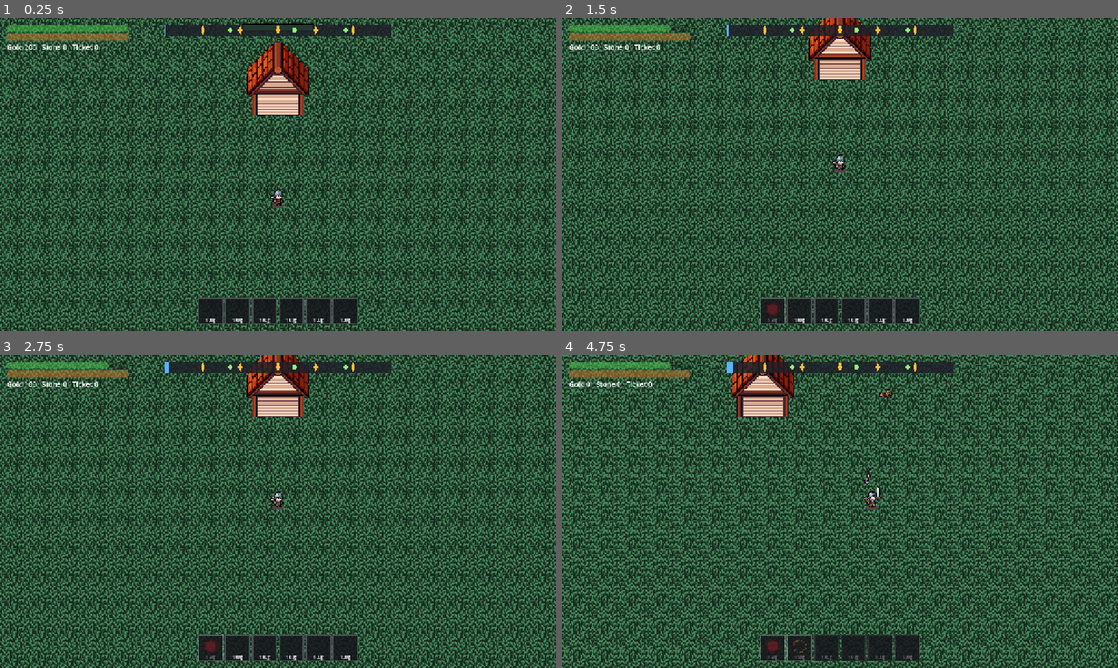
Above: before the commit, frames 1-4 (two rows, left to right).
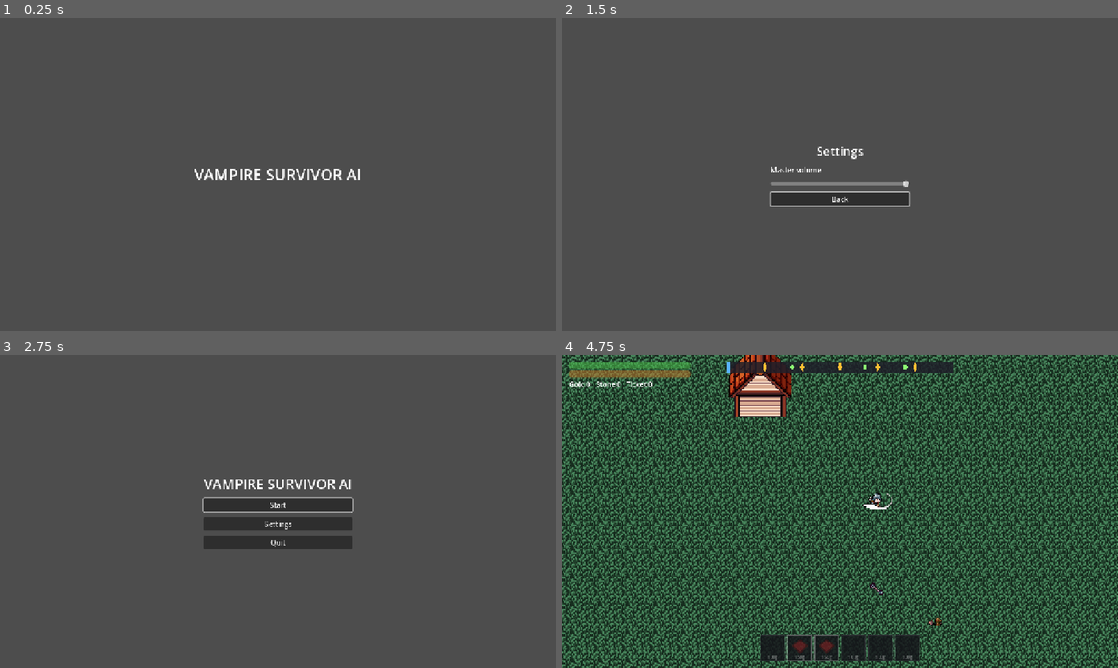
Above: after the commit, the same moments.

Repository: co-meng-2/ProjectN
Game: Godot game, scene res://src/app/logo.tscn
Same seed, same stepped clock (60 frames per second), same inputs: the game is played once before the commit and once after it. Before the commit the project starts from res://src/app/main.tscn.
Inputs (mouse positions are in pixels of both pictures, inside the frame that each line leads up to):
- Up to frame 1 (0.25 s): no input
- Up to frame 2 (1.5 s): tap Enter (ui_accept) at 0.5 s; drag from (773, 312) to (840, 55) at 0.52 s; click (840, 187) at 1.25 s, where only the run after the commit has a clickable "Settings"
- Up to frame 3 (2.75 s): click (278, 536) at 2 s, where only the run after the commit has a clickable "Back"
- Up to frame 4 (4.75 s): click (840, 505) at 2.75 s, where only the run after the commit has a clickable "Start"; drag from (801, 649) to (840, 383) at 3.52 s; move the mouse to (828, 649) at 4.27 s; hold D (move_right) from 4.28 s (still down); tap Space (dash) at 4.35 s; click (828, 649) at 4.42 s

The runs differ from the first frame. In frame 1, 100% of the frame differs, in the area x 0-100%, y 0-100%; in frame 2, 99%; in frame 3, 98%; in frame 4, 70%.

Commit message:
feat(meta): add the logo, main menu and settings screens and boot into the logo
Co-Authored-By: Claude Sonnet 5.5 <noreply@anthropic.com>

Diff:
--- a/project.godot
+++ b/project.godot
@@ -11,7 +11,7 @@
 [application]
 
 config/name="vampire_survivor_ai"
-run/main_scene="res://src/app/main.tscn"
+run/main_scene="res://src/app/logo.tscn"
 config/features=PackedStringArray("4.7", "Forward Plus")
 config/icon="res://icon.svg"
 
--- /dev/null
+++ b/src/app/logo.gd
@@ -0,0 +1,27 @@
+extends Control
+## Boot screen: shows the title briefly, then goes to the main menu. Any key press skips ahead.
+
+const HOLD_SECONDS: float = 1.5
+
+## Defaults to the SceneRouter autoload in _ready; tests set it first.
+var router: Node
+
+var _done: bool = false
+
+
+func _ready() -> void:
+	if router == null:
+		router = SceneRouter
+	get_tree().create_timer(HOLD_SECONDS).timeout.connect(_proceed)
+
+
+func _unhandled_input(event: InputEvent) -> void:
+	if event.is_pressed():
+		_proceed()
+
+
+func _proceed() -> void:
+	if _done:
+		return
+	_done = true
+	router.go(SceneRouter.Route.MAIN_MENU)
--- /dev/null
+++ b/src/app/logo.tscn
@@ -0,0 +1,30 @@
+[gd_scene format=3]
+
+[ext_resource type="Script" path="res://src/app/logo.gd" id="1_logo"]
+
+[node name="Logo" type="Control"]
+layout_mode = 3
+anchors_preset = 15
+anchor_right = 1.0
+anchor_bottom = 1.0
+grow_horizontal = 2
+grow_vertical = 2
+script = ExtResource("1_logo")
+
+[node name="Title" type="Label" parent="."]
+layout_mode = 1
+anchors_preset = 8
+anchor_left = 0.5
+anchor_top = 0.5
+anchor_right = 0.5
+anchor_bottom = 0.5
+offset_left = -250.0
+offset_top = -24.0
+offset_right = 250.0
+offset_bottom = 24.0
+grow_horizontal = 2
+grow_vertical = 2
+theme_override_font_sizes/font_size = 36
+text = "VAMPIRE SURVIVOR AI"
+horizontal_alignment = 1
+vertical_alignment = 1
--- /dev/null
+++ b/src/meta/menu/main_menu.gd
@@ -0,0 +1,32 @@
+extends Control
+## Start / Settings / Quit. Holds no state: it asks the router to move on. 4b replaces Start with the hub.
+
+const STAGE_DEF: StageDef = preload("res://data/stages/stage_01.tres")
+
+## Defaults to the SceneRouter autoload in _ready; tests set it first.
+var router: Node
+
+@onready var _start_button: Button = %StartButton
+@onready var _settings_button: Button = %SettingsButton
+@onready var _quit_button: Button = %QuitButton
+
+
+func _ready() -> void:
+	if router == null:
+		router = SceneRouter
+	_start_button.pressed.connect(_on_start_pressed)
+	_settings_button.pressed.connect(_on_settings_pressed)
+	_quit_button.pressed.connect(_on_quit_pressed)
+	_start_button.grab_focus()
+
+
+func _on_start_pressed() -> void:
+	router.go(SceneRouter.Route.STAGE, {SceneRouter.PARAM_STAGE_DEF: STAGE_DEF})
+
+
+func _on_settings_pressed() -> void:
+	router.go(SceneRouter.Route.SETTINGS)
+
+
+func _on_quit_pressed() -> void:
+	get_tree().quit()
--- /dev/null
+++ b/src/meta/menu/main_menu.tscn
@@ -0,0 +1,46 @@
+[gd_scene format=3]
+
+[ext_resource type="Script" path="res://src/meta/menu/main_menu.gd" id="1_menu"]
+
+[node name="MainMenu" type="Control"]
+layout_mode = 3
+anchors_preset = 15
+anchor_right = 1.0
+anchor_bottom = 1.0
+grow_horizontal = 2
+grow_vertical = 2
+script = ExtResource("1_menu")
+
+[node name="Center" type="CenterContainer" parent="."]
+layout_mode = 1
+anchors_preset = 15
+anchor_right = 1.0
+anchor_bottom = 1.0
+grow_horizontal = 2
+grow_vertical = 2
+
+[node name="Column" type="VBoxContainer" parent="Center"]
+custom_minimum_size = Vector2(260, 0)
+layout_mode = 2
+theme_override_constants/separation = 12
+
+[node name="Title" type="Label" parent="Center/Column"]
+layout_mode = 2
+theme_override_font_sizes/font_size = 32
+text = "VAMPIRE SURVIVOR AI"
+horizontal_alignment = 1
+
+[node name="StartButton" type="Button" parent="Center/Column"]
+unique_name_in_owner = true
+layout_mode = 2
+text = "Start"
+
+[node name="SettingsButton" type="Button" parent="Center/Column"]
+unique_name_in_owner = true
+layout_mode = 2
+text = "Settings"
+
+[node name="QuitButton" type="Button" parent="Center/Column"]
+unique_name_in_owner = true
+layout_mode = 2
+text = "Quit"
--- /dev/null
+++ b/src/meta/menu/settings_screen.gd
@@ -0,0 +1,30 @@
+extends Control
+## Master-volume slider. Changes apply immediately; leaving the screen saves once.
+
+## Default to the autoloads in _ready; tests set them first.
+var save_service: Node
+var router: Node
+
+@onready var _volume_slider: HSlider = %VolumeSlider
+@onready var _back_button: Button = %BackButton
+
+
+func _ready() -> void:
+	if save_service == null:
+		save_service = SaveService
+	if router == null:
+		router = SceneRouter
+	_volume_slider.value = save_service.data.settings.master_volume
+	_volume_slider.value_changed.connect(_on_volume_changed)
+	_back_button.pressed.connect(_on_back_pressed)
+	_back_button.grab_focus()
+
+
+func _on_volume_changed(value: float) -> void:
+	save_service.data.settings.master_volume = value
+	AudioSettings.apply(save_service.data.settings)
+
+
+func _on_back_pressed() -> void:
+	save_service.save()
+	router.go(SceneRouter.Route.MAIN_MENU)
--- /dev/null
+++ b/src/meta/menu/settings_screen.tscn
@@ -0,0 +1,47 @@
+[gd_scene format=3]
+
+[ext_resource type="Script" path="res://src/meta/menu/settings_screen.gd" id="1_settings"]
+
+[node name="SettingsScreen" type="Control"]
+layout_mode = 3
+anchors_preset = 15
+anchor_right = 1.0
+anchor_bottom = 1.0
+grow_horizontal = 2
+grow_vertical = 2
+script = ExtResource("1_settings")
+
+[node name="Center" type="CenterContainer" parent="."]
+layout_mode = 1
+anchors_preset = 15
+anchor_right = 1.0
+anchor_bottom = 1.0
+grow_horizontal = 2
+grow_vertical = 2
+
+[node name="Column" type="VBoxContainer" parent="Center"]
+custom_minimum_size = Vector2(320, 0)
+layout_mode = 2
+theme_override_constants/separation = 12
+
+[node name="Title" type="Label" parent="Center/Column"]
+layout_mode = 2
+theme_override_font_sizes/font_size = 28
+text = "Settings"
+horizontal_alignment = 1
+
+[node name="VolumeLabel" type="Label" parent="Center/Column"]
+layout_mode = 2
+text = "Master volume"
+
+[node name="VolumeSlider" type="HSlider" parent="Center/Column"]
+unique_name_in_owner = true
+layout_mode = 2
+max_value = 1.0
+step = 0.01
+value = 1.0
+
+[node name="BackButton" type="Button" parent="Center/Column"]
+unique_name_in_owner = true
+layout_mode = 2
+text = "Back"
--- /dev/null
+++ b/tests/app/test_logo.gd
@@ -0,0 +1,41 @@
+extends TestCase
+
+const LOGO_SCENE: PackedScene = preload("res://src/app/logo.tscn")
+const Probe := preload("res://tests/support/scene_router_probe.gd")
+
+
+func _key_press() -> InputEventKey:
+	var event := InputEventKey.new()
+	event.pressed = true
+	event.keycode = KEY_SPACE
+	return event
+
+
+func _logo(router: Node) -> Control:
+	var logo := LOGO_SCENE.instantiate() as Control
+	logo.router = router
+	return adopt(logo)
+
+
+func test_a_key_press_skips_to_the_main_menu() -> void:
+	var router: Node = adopt(Probe.new())
+	var logo := _logo(router)
+	logo._unhandled_input(_key_press())
+	assert_eq(router.changed_to, [router.path_for(Probe.Route.MAIN_MENU)])
+
+
+func test_proceeding_twice_changes_scene_once() -> void:
+	var router: Node = adopt(Probe.new())
+	var logo := _logo(router)
+	logo._unhandled_input(_key_press())
+	logo._unhandled_input(_key_press())
+	assert_eq(router.changed_to.size(), 1)
+
+
+func test_a_key_release_does_not_skip() -> void:
+	var router: Node = adopt(Probe.new())
+	var logo := _logo(router)
+	var release := _key_press()
+	release.pressed = false
+	logo._unhandled_input(release)
+	assert_eq(router.changed_to.size(), 0)
--- a/tests/app/test_scene_router.gd
+++ b/tests/app/test_scene_router.gd
@@ -50,3 +50,10 @@
 
 func test_the_stage_param_key_is_a_stable_name() -> void:
 	assert_eq(Router.PARAM_STAGE_DEF, &"stage_def")
+
+
+func test_every_route_has_a_scene_that_loads() -> void:
+	assert_eq(Router.ROUTES.size(), Router.Route.size(), "every Route enum value has a path")
+	for route in Router.ROUTES:
+		var path: String = Router.ROUTES[route]
+		assert_true(load(path) is PackedScene, path)
--- /dev/null
+++ b/tests/meta/test_main_menu.gd
@@ -0,0 +1,33 @@
+extends TestCase
+
+const MENU_SCENE: PackedScene = preload("res://src/meta/menu/main_menu.tscn")
+const Probe := preload("res://tests/support/scene_router_probe.gd")
+
+
+func _menu(router: Node) -> Control:
+	var menu := MENU_SCENE.instantiate() as Control
+	menu.router = router
+	return adopt(menu)
+
+
+func test_start_goes_to_the_stage_with_the_shipped_stage_def() -> void:
+	var router: Node = adopt(Probe.new())
+	var menu := _menu(router)
+	menu.get_node("%StartButton").pressed.emit()
+	assert_eq(router.changed_to, [router.path_for(Probe.Route.STAGE)])
+	var params: Dictionary = router.take_params()
+	var stage := params.get(Probe.PARAM_STAGE_DEF) as StageDef
+	assert_not_null(stage)
+	assert_eq(stage.id, &"stage_01")
+
+
+func test_settings_goes_to_the_settings_screen() -> void:
+	var router: Node = adopt(Probe.new())
+	var menu := _menu(router)
+	menu.get_node("%SettingsButton").pressed.emit()
+	assert_eq(router.changed_to, [router.path_for(Probe.Route.SETTINGS)])
+
+
+func test_the_menu_shows_a_quit_button() -> void:
+	var menu := _menu(adopt(Probe.new()))
+	assert_not_null(menu.get_node_or_null("%QuitButton"))
--- /dev/null
+++ b/tests/meta/test_settings_screen.gd
@@ -0,0 +1,58 @@
+extends TestCase
+
+const SCREEN_SCENE: PackedScene = preload("res://src/meta/menu/settings_screen.tscn")
+const SERVICE_SCRIPT := preload("res://src/meta/save_service.gd")
+const Probe := preload("res://tests/support/scene_router_probe.gd")
+const DIR := "user://test_settings_screen"
+const PATH := "user://test_settings_screen/save.json"
+
+var _saved_db: float = 0.0
+
+
+func before_each() -> void:
+	SaveFiles.reset(DIR)
+	_saved_db = AudioServer.get_bus_volume_db(AudioServer.get_bus_index(&"Master"))
+
+
+func after_each() -> void:
+	SaveFiles.reset(DIR)
+	AudioServer.set_bus_volume_db(AudioServer.get_bus_index(&"Master"), _saved_db)
+
+
+func _service() -> Node:
+	var service: Node = SERVICE_SCRIPT.new()
+	service.path = PATH
+	return adopt(service)
+
+
+func _screen(service: Node, router: Node) -> Control:
+	var screen := SCREEN_SCENE.instantiate() as Control
+	screen.save_service = service
+	screen.router = router
+	return adopt(screen)
+
+
+func test_the_slider_starts_at_the_saved_volume() -> void:
+	var service := _service()
+	service.data.settings.master_volume = 0.3
+	var screen := _screen(service, adopt(Probe.new()))
+	assert_almost_eq(screen.get_node("%VolumeSlider").value, 0.3, 0.001)
+
+
+func test_moving_the_slider_updates_the_model_and_the_audio_bus() -> void:
+	var service := _service()
+	var screen := _screen(service, adopt(Probe.new()))
+	screen.get_node("%VolumeSlider").value = 0.5
+	assert_almost_eq(service.data.settings.master_volume, 0.5, 0.001)
+	var bus_db := AudioServer.get_bus_volume_db(AudioServer.get_bus_index(&"Master"))
+	assert_almost_eq(bus_db, linear_to_db(0.5), 0.01)
+
+
+func test_back_saves_and_returns_to_the_main_menu() -> void:
+	var service := _service()
+	var router: Node = adopt(Probe.new())
+	var screen := _screen(service, router)
+	screen.get_node("%VolumeSlider").value = 0.25
+	screen.get_node("%BackButton").pressed.emit()
+	assert_eq(router.changed_to, [router.path_for(Probe.Route.MAIN_MENU)])
+	assert_almost_eq(SaveStore.load_or_default(PATH).settings.master_volume, 0.25, 0.001, "persisted")
Not shown, added: src/app/logo.gd.uid
Not shown, added: src/meta/menu/main_menu.gd.uid
Not shown, added: src/meta/menu/settings_screen.gd.uid
Not shown, added: tests/app/test_logo.gd.uid
Not shown, added: tests/meta/test_main_menu.gd.uid
Not shown, added: tests/meta/test_settings_screen.gd.uid
